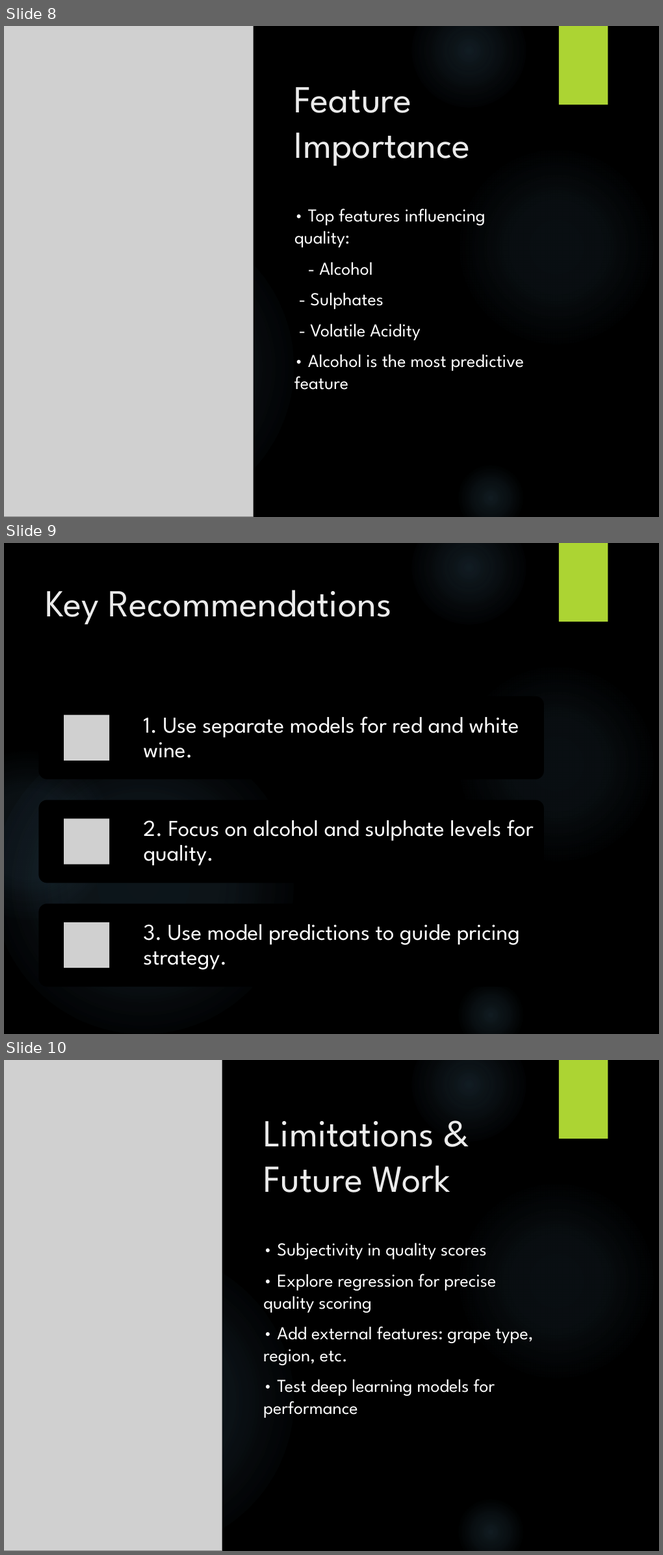
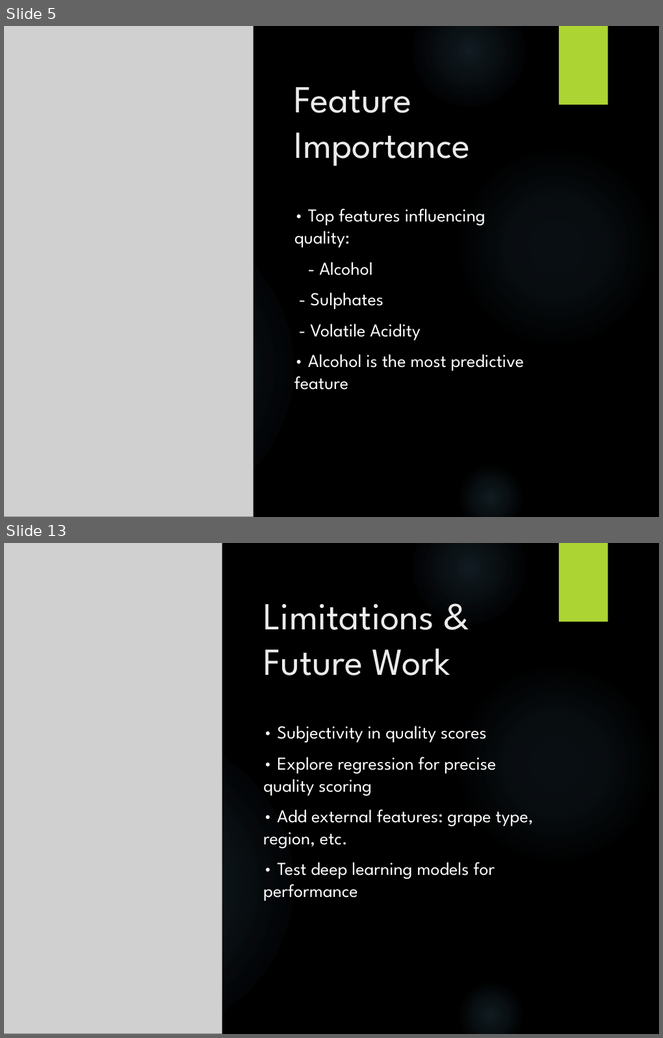
Before and after one commit to Samiafazal/springboard, a slide deck: wine+quality/Wine_Quality_Presentation.pptx. Shown one above the other, each under a label of ours: slides 8, 9 and 10 before the commit, slides 5 and 13 after it; the slides between them are not shown. The pictures are 663x1555 and 663x1038 pixels, drawn with LibreOffice and Linux fonts; fonts in the diff are those of the drawing; grey boxes stand for pictures; background and template pictures are left out. Boxes give left, top, right and bottom in pixels: in the first picture for what was removed or moved away, otherwise in the second. Text is boxed around its words. In the diff, an @@ line names an element or a change of style, - is before the commit and + after.

```diff
--- a/wine+quality/Wine_Quality_Presentation.pptx
+++ b/wine+quality/Wine_Quality_Presentation.pptx
@@ slide 9 removed at bbox=[4, 543, 659, 1034], background picture (left out); not listed: 6 template elements that a slide beside it also shows @@
@@ title removed at bbox=[45, 590, 391, 625] @@
-Key Recommendations
@@ group removed at bbox=[38, 696, 544, 987]: 3 rounded rectangles, 3 pictures, 3 texts @@
-1. Use separate models for red and white wine.
-2. Focus on alcohol and sulphate levels for quality.
-3. Use model predictions to guide pricing strategy.
@@ what was slide 8 is now slide 5 @@
@@ what was slide 10 is now slide 13 @@
```
Also in this commit, not shown: 1 slide changed, 5 slides added, 1 other slide removed.
